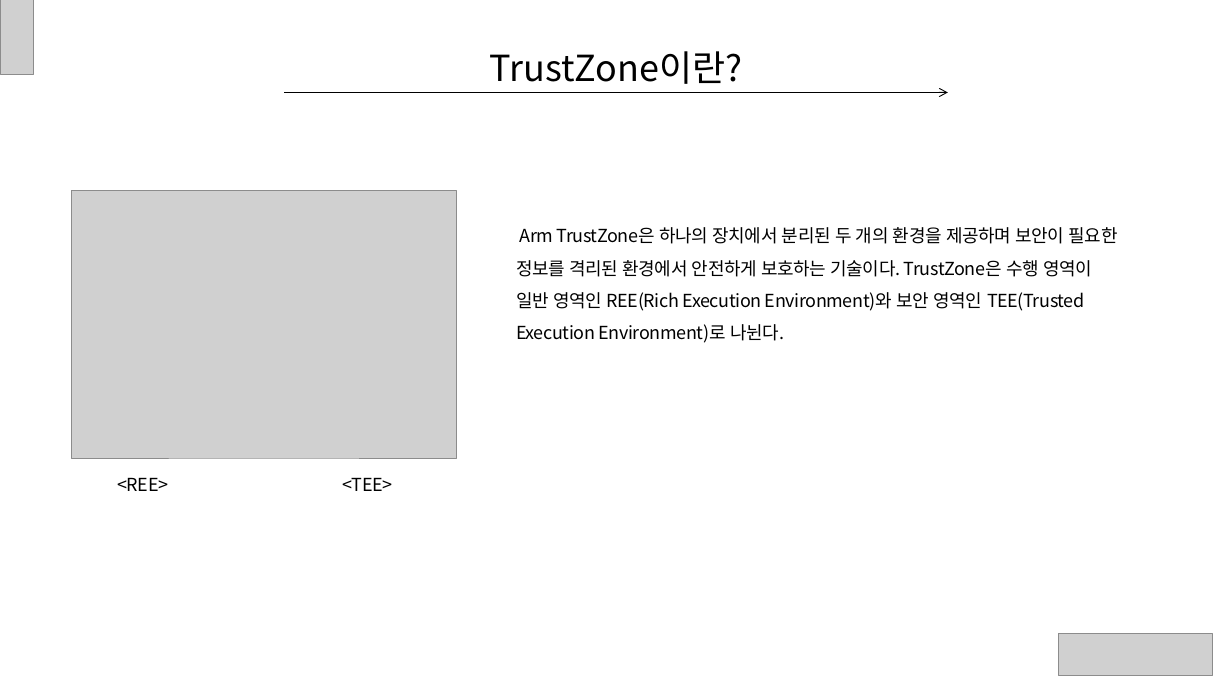
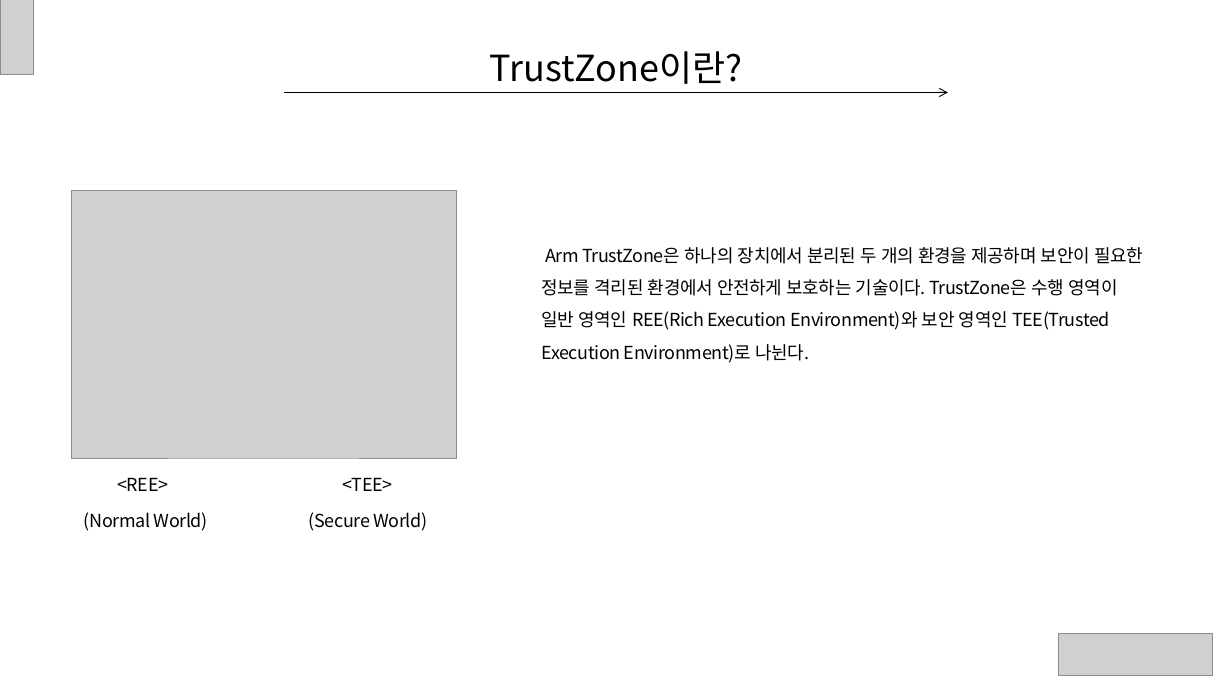
Before and after one commit to ryusangwon/Arm-Trustzone, a slide deck: slide 6 of Trustzone.pptx. Drawn at 1232x693 pixels with LibreOffice and Linux fonts; fonts in the diff are those of the drawing; grey boxes stand for pictures. Boxes give left, top, right and bottom in pixels: in the first picture for what was removed or moved away, otherwise in the second. Text is boxed around its words. In the diff, an @@ line names an element or a change of style, - is before the commit and + after.

```diff
--- a/Trustzone.pptx
+++ b/Trustzone.pptx
@@ text "Arm TrustZone은 하나의 장치에서 분리된 ...": place and size @@
-text "Arm TrustZone은 하나의 장치에서 분리된 ..." at bbox=[516, 227, 1118, 343]
+text "Arm TrustZone은 하나의 장치에서 분리된 ..." at bbox=[541, 247, 1143, 363]
@@ text added at bbox=[84, 512, 208, 531], 14 pt, text #000000 @@
+(Normal World)
@@ text added at bbox=[309, 512, 427, 531], 14 pt, text #000000 @@
+(Secure World)
```
Also in this commit, not shown: 11 other slides changed, 1 slide added, 1 slide removed.
